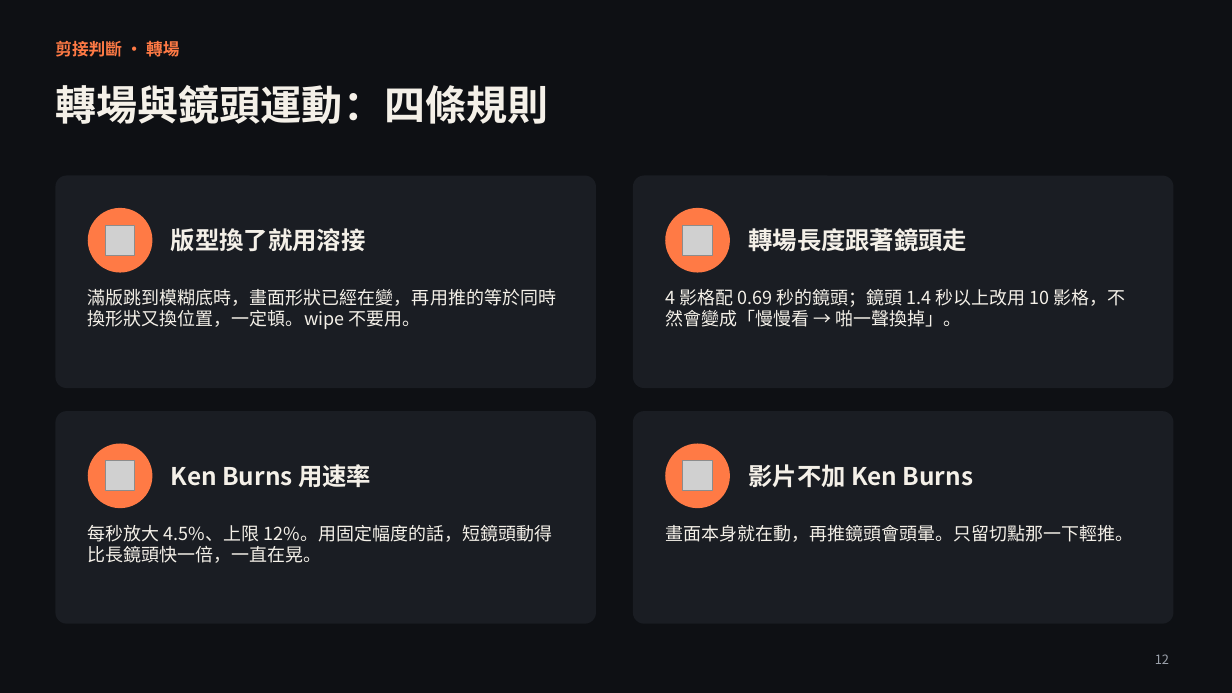
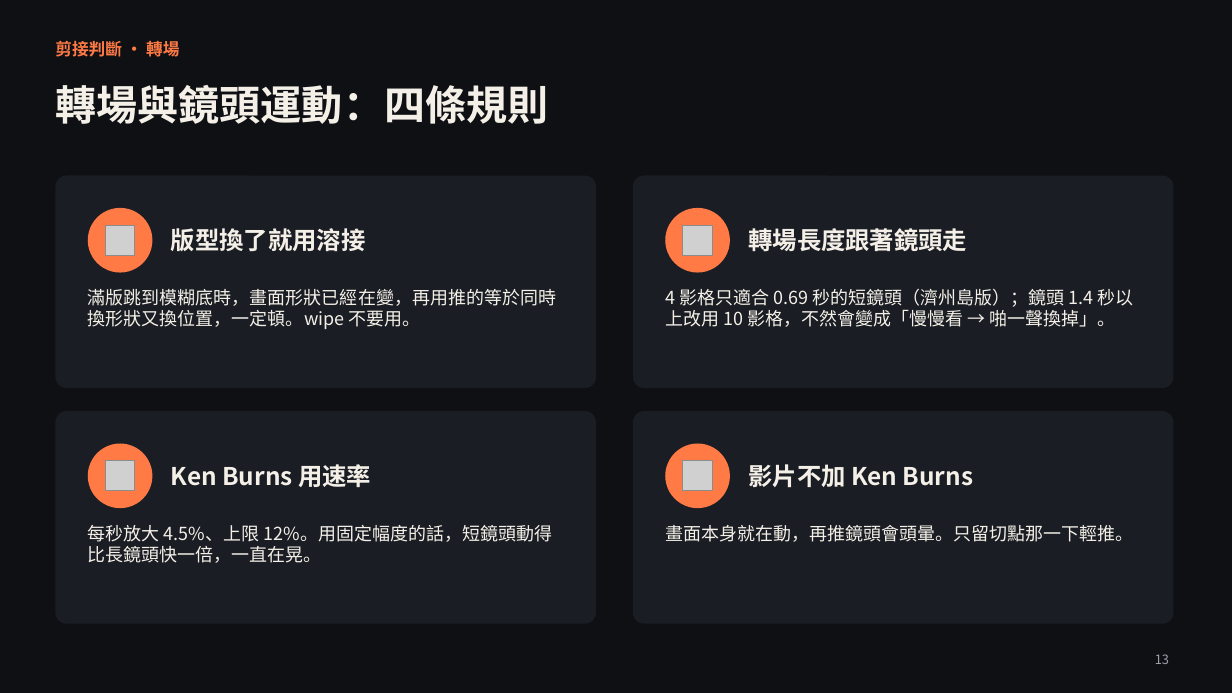
Before and after one commit to dwhao84/beat-reel, a slide deck: slide 13 of docs/slides/短影音製作分享.pptx (slide 12 before the commit). Drawn at 1232x693 pixels with LibreOffice and Linux fonts; fonts in the diff are those of the drawing; grey boxes stand for pictures. Boxes give left, top, right and bottom in pixels: in the first picture for what was removed or moved away, otherwise in the second. Text is boxed around its words. In the diff, an @@ line names an element or a change of style, - is before the commit and + after.

```diff
--- a/docs/slides/短影音製作分享.pptx
+++ b/docs/slides/短影音製作分享.pptx
@@ text at <box>665,289,1134,327</box>: text changed @@
-4 影格配 0.69 秒的鏡頭；鏡頭 1.4 秒以上改用 10 影格，不然會變成「慢慢看 → 啪一聲換掉」。
+4 影格只適合 0.69 秒的短鏡頭（濟州島版）；鏡頭 1.4 秒以上改用 10 影格，不然會變成「慢慢看 → 啪一聲換掉」。
@@ page number at <box>1155,654,1169,664</box>: text changed @@
-12
+13
```
Also in this commit, not shown: 7 other slides changed, 3 slides added.
